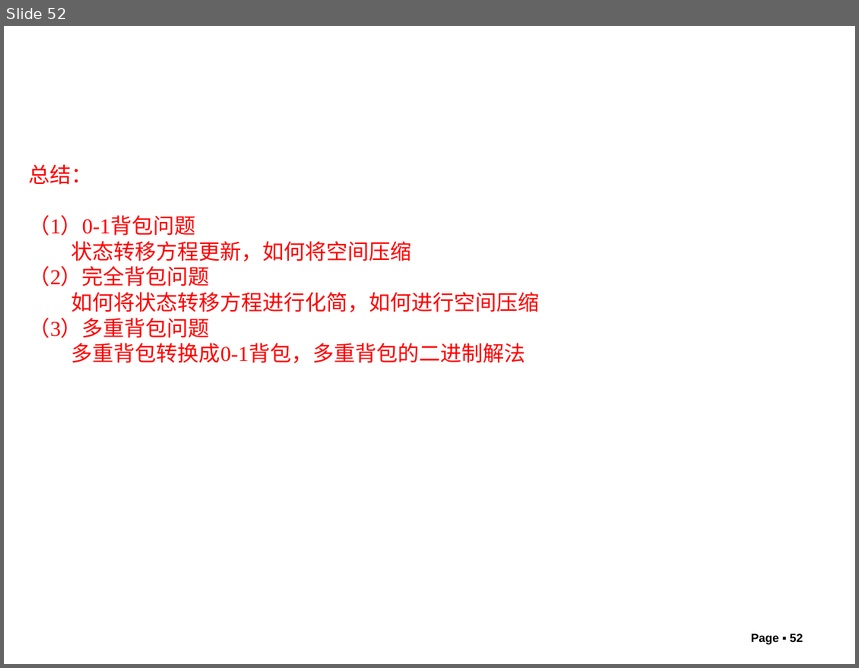
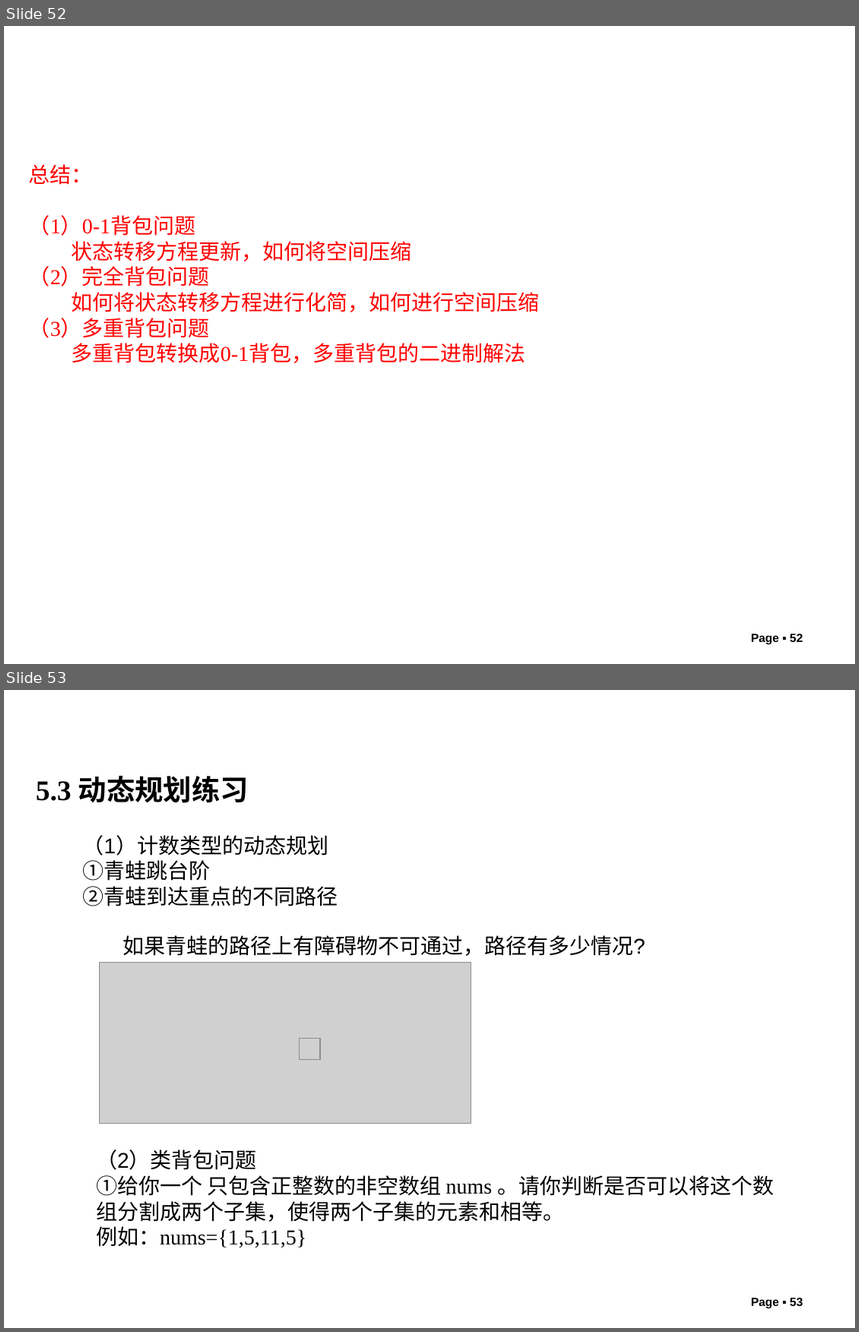
Before and after one commit to liutongling/DP, a slide deck: file/第5章 动态规划法.pptx. Shown one above the other, each under a label of ours: slide 52 before the commit, slides 52 and 53 after it. The pictures are 859x668 and 859x1332 pixels, drawn with LibreOffice and Linux fonts; fonts in the diff are those of the drawing; grey boxes stand for pictures; background and template pictures are left out. Boxes give left, top, right and bottom in pixels: in the first picture for what was removed or moved away, otherwise in the second. Text is boxed around its words. In the diff, an @@ line names an element or a change of style, - is before the commit and + after.

```diff
--- a/file/第5章 动态规划法.pptx
+++ b/file/第5章 动态规划法.pptx
@@ slide 53 added at (4,690,855,1328), background #FFFFFF @@
@@ text added at (36,776,249,803), 24 pt, text #000000, bold @@
+5.3 动态规划练习
@@ text added at (83,835,338,907), 18 pt, text #000000 @@
+（1）计数类型的动态规划
+①青蛙跳台阶
+②青蛙到达重点的不同路径
@@ text added at (123,935,645,956), 18 pt, text #000000 @@
+如果青蛙的路径上有障碍物不可通过，路径有多少情况?
@@ picture added at (99,962,471,1124) @@
@@ picture added at (300,1038,321,1059) @@
@@ text added at (96,1150,774,1248), 18 pt, text #000000 @@
+（2）类背包问题
+①给你一个 只包含正整数的非空数组 nums 。请你判断是否可以将这个数组分割成两个子集，使得两个子集的元素和相等。
+例如：nums={1,5,11,5}
@@ page number added at (751,1298,803,1309), 10 pt, text #000000, bold @@
+Page ▪ 53
```
Also in this commit, not shown: 2 other slides added, 4 other files.
